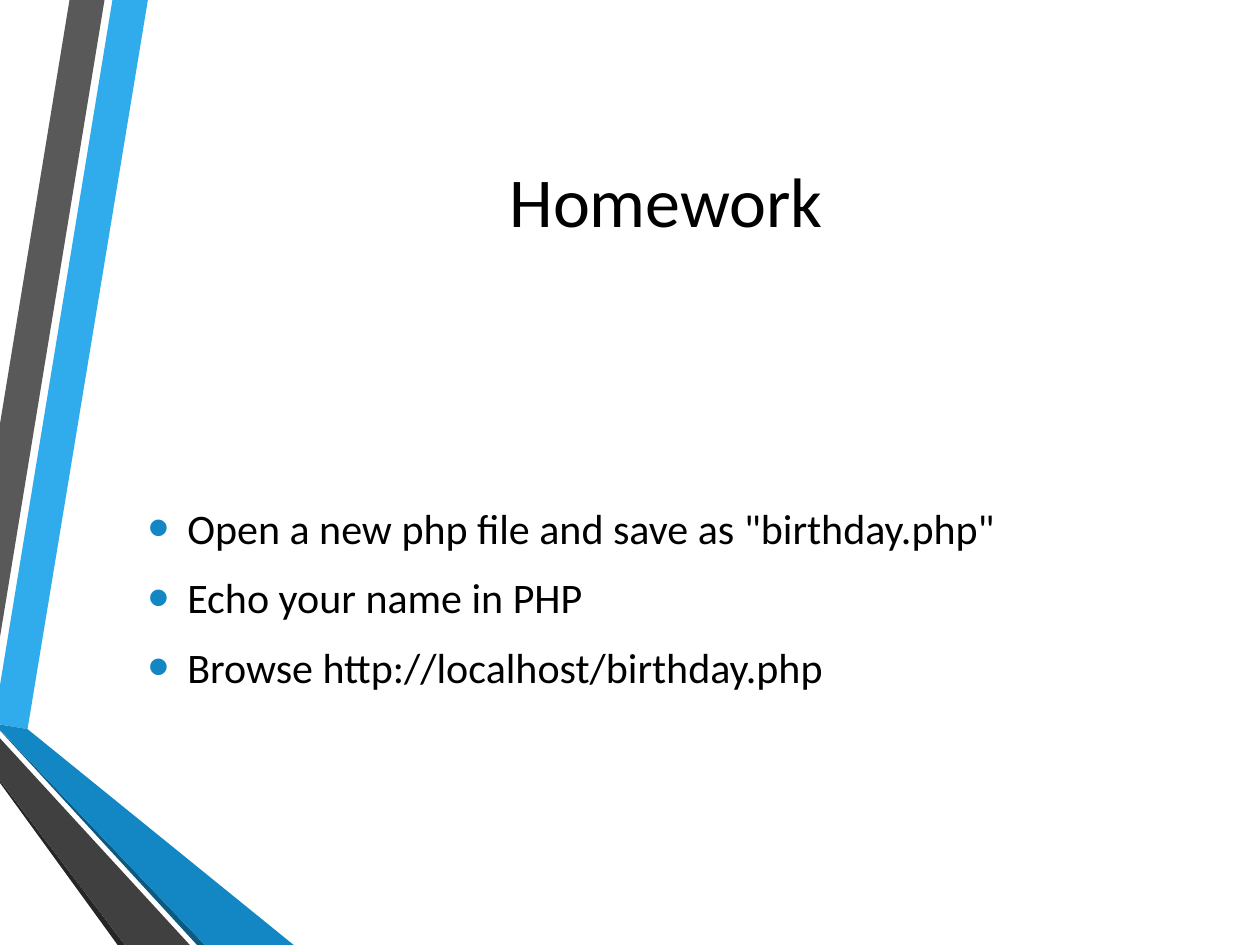
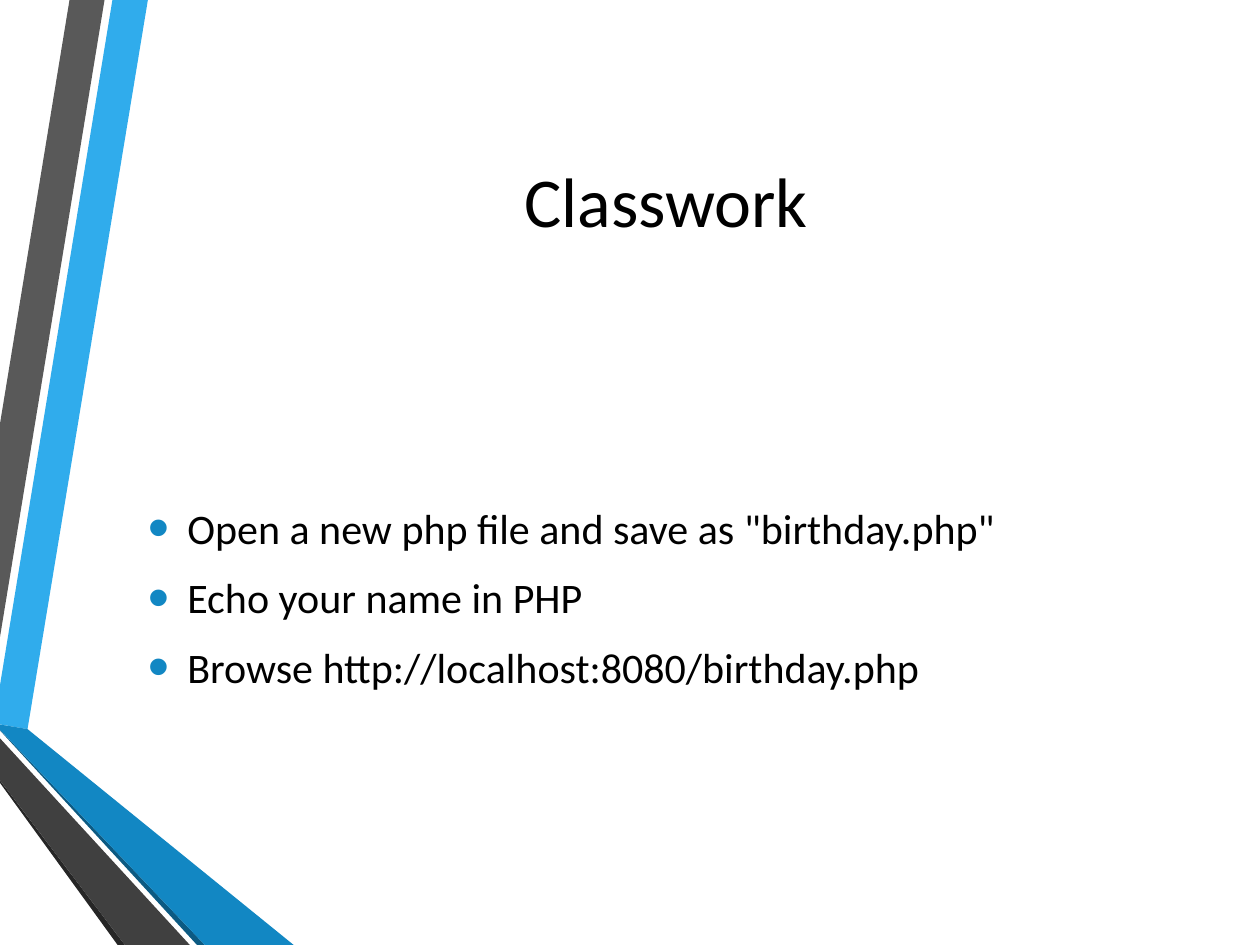
Before and after one commit to hatted/fevaworks-php, a slide deck: slide 30 of php-fw1/lesson1.pptx. Drawn at 1260x945 pixels with LibreOffice and Linux fonts; fonts in the diff are those of the drawing; background and template pictures are left out. Boxes give left, top, right and bottom in pixels: in the first picture for what was removed or moved away, otherwise in the second. Text is boxed around its words. In the diff, an @@ line names an element or a change of style, - is before the commit and + after.

```diff
--- a/php-fw1/lesson1.pptx
+++ b/php-fw1/lesson1.pptx
@@ title at [524,178,807,228]: text changed @@
-Homework
+Classwork
@@ text at [187,653,919,690]: text changed @@
-• Browse http://localhost/birthday.php
+• Browse http://localhost:8080/birthday.php
```
Also in this commit, not shown: 3 other slides changed, 3 other files.
